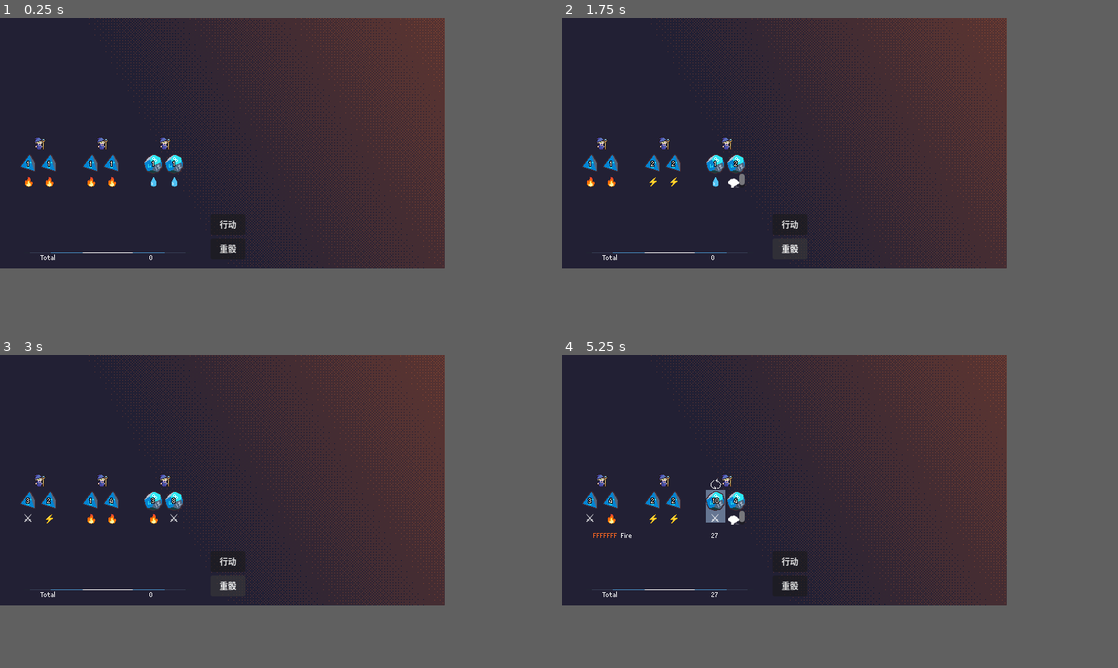
Above: before the commit, frames 1-4 (two rows, left to right).
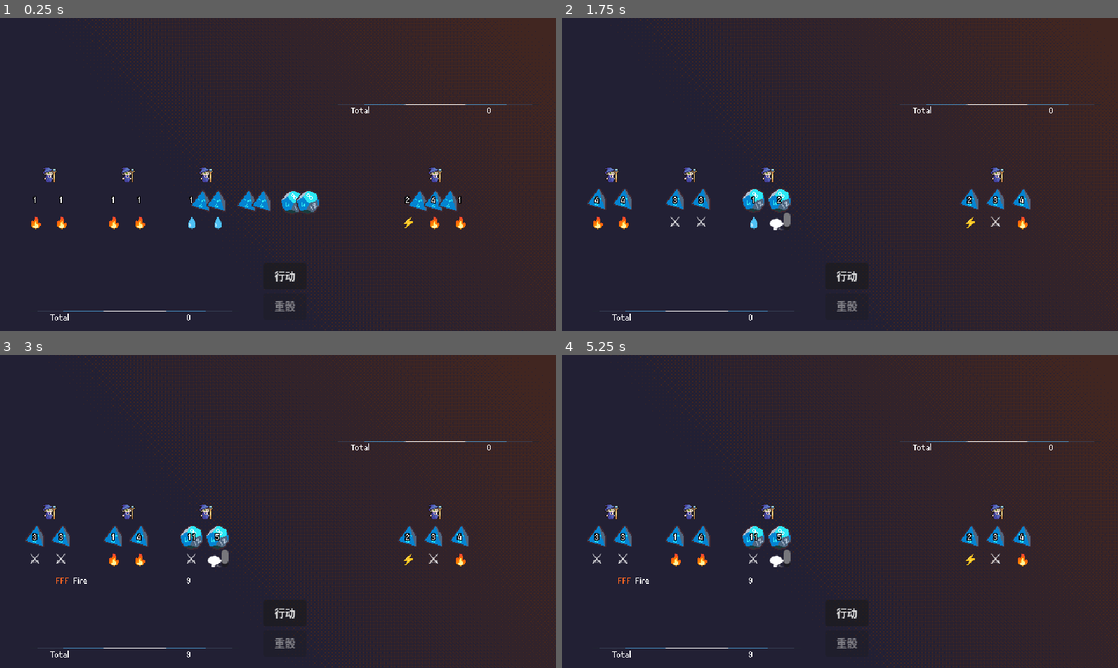
Above: after the commit, the same moments.

Repository: betairylia/DiceQuestPro
Game: Godot game, scene res://Prototyping/Prototype.tscn
Same seed, same stepped clock (60 frames per second), same inputs: the game is played once before the commit and once after it. The engine's default icon, where the game draws it, is replaced by a stand-in: a white triangle on a blue panel in a dark square.
Inputs (mouse positions are in pixels of both pictures, inside the frame that each line leads up to):
- Up to frame 1 (0.25 s): no input
- Up to frame 2 (1.75 s): click "行动" at 0.5 s; click (789, 249) at 1.25 s, where only the run before the commit has a clickable "重骰"
- Up to frame 3 (3 s): click "行动" at 2 s; click (227, 586) at 2.75 s, where only the run before the commit has a clickable "重骰"
- Up to frame 4 (5.25 s): click "行动" at 3.5 s; click (789, 586) at 4.25 s, where only the run before the commit has a clickable "重骰"; move the mouse to (717, 505) at 5.02 s; click (717, 505) at 5.17 s
In our replay, the window is 640x360 before the commit and 800x450 after it. These sizes can differ from the game's own. Grey fills any space a smaller window leaves; there, only what the larger window draws over its background counts as a difference.

The runs differ from the first frame. In frame 1, 43% of the frame differs, in the area x 3-100%, y 0-100%; in frame 2, 43%; in frame 3, 43%; in frame 4, 43%.

Commit message:
Checkpoint before Mob layer removal (combat -> dice refactor)

Diff:
--- /dev/null
+++ b/Prototyping/Data/TestEnemy.tres
@@ -0,0 +1,12 @@
+[gd_resource type="Resource" script_class="MobData" format=3 uid="uid://c6gmc83nv8kky"]
+
+[ext_resource type="Script" uid="uid://dl5xgr47sh7i" path="res://Source/Core/dice_data.gd" id="1_e1qxy"]
+[ext_resource type="Script" uid="uid://crdy3x714y4kr" path="res://Source/Core/mob_data.gd" id="2_0eo7i"]
+[ext_resource type="Resource" uid="uid://o70mergyi2pw" path="res://Prototyping/Data/FireD4.tres" id="3_3ow8h"]
+
+[resource]
+script = ExtResource("2_0eo7i")
+max_health = 2500
+alive_dice = Array[ExtResource("1_e1qxy")]([ExtResource("3_3ow8h"), ExtResource("3_3ow8h"), ExtResource("3_3ow8h")])
+dead_dice = Array[ExtResource("1_e1qxy")]([ExtResource("3_3ow8h")])
+metadata/_custom_type_script = "uid://crdy3x714y4kr"
--- a/Prototyping/HUD/Combat-HUD.tscn
+++ b/Prototyping/HUD/Combat-HUD.tscn
@@ -39,9 +39,10 @@
 grow_horizontal = 2
 grow_vertical = 2
 theme = ExtResource("2_n886b")
+disabled = true
 text = "重骰"
 
-[node name="Spells" parent="." unique_id=57188499 instance=ExtResource("3_3kbxl")]
+[node name="PlayerSpells" parent="." unique_id=57188499 instance=ExtResource("3_3kbxl")]
 layout_mode = 1
 anchors_preset = 15
 anchor_right = 1.0
@@ -53,5 +54,17 @@
 grow_horizontal = 2
 grow_vertical = 2
 
+[node name="EnemySpells" parent="." unique_id=1400054191 instance=ExtResource("3_3kbxl")]
+layout_mode = 1
+anchors_preset = 15
+anchor_right = 1.0
+anchor_bottom = 1.0
+offset_left = 381.0
+offset_top = 17.0
+offset_right = -19.0
+offset_bottom = -248.0
+grow_horizontal = 2
+grow_vertical = 2
+
 [connection signal="pressed" from="ActButton" to="." method="_on_act_button_pressed"]
 [connection signal="pressed" from="RerollButton" to="." method="_on_reroll_button_pressed"]
--- a/Prototyping/HUD/combat_hud.gd
+++ b/Prototyping/HUD/combat_hud.gd
@@ -2,7 +2,8 @@
 signal act
 signal reroll
 
-@onready var player_spells: SpellsDetailPanel = $Spells
+@onready var player_spells: SpellsDetailPanel = $PlayerSpells
+@onready var enemy_spells: SpellsDetailPanel = $EnemySpells
 
 # Called when the node enters the scene tree for the first time.
 func _ready() -> void:
@@ -22,5 +23,13 @@
 	reroll.emit()
 
 
+func set_reroll_enabled(enabled: bool) -> void:
+	$RerollButton.disabled = not enabled
+
+
 func _on_prototype_player_spell_updated(spells: Array[MatchedSpell]) -> void:
 	player_spells.populate(spells)
+
+
+func _on_prototype_enemy_spell_updated(spells: Array[MatchedSpell]) -> void:
+	enemy_spells.populate(spells)
--- a/Prototyping/Nodes/Player/player_char_combat.tscn
+++ b/Prototyping/Nodes/mob.tscn
@@ -1,8 +1,8 @@
 [gd_scene format=3 uid="uid://by1efb3psi3md"]
 
 [ext_resource type="Texture2D" uid="uid://dqaguuvitf4q5" path="res://Prototyping/Sprites/Wizard-Idle.png" id="1_fadmq"]
+[ext_resource type="Script" uid="uid://cggh04uf3711y" path="res://Source/Core/mob.gd" id="1_ngjfv"]
 [ext_resource type="Texture2D" uid="uid://be8bwj78a8rqy" path="res://Prototyping/Sprites/Wizard-Attack01.png" id="1_on5uj"]
-[ext_resource type="Script" uid="uid://cf1rh1dpdqale" path="res://Prototyping/Nodes/Player/player_combat.gd" id="1_yiv1m"]
 
 [sub_resource type="AtlasTexture" id="AtlasTexture_5rjsi"]
 atlas = ExtResource("1_on5uj")
@@ -101,8 +101,8 @@
 "speed": 5.0
 }]
 
-[node name="PlayerChar-Combat" type="Node2D" unique_id=876047242]
-script = ExtResource("1_yiv1m")
+[node name="Mob" type="Node2D" unique_id=876047242]
+script = ExtResource("1_ngjfv")
 
 [node name="AnimatedSprite2D" type="AnimatedSprite2D" parent="." unique_id=1437182714]
 sprite_frames = SubResource("SpriteFrames_7iqst")
--- a/Prototyping/Nodes/rollable_dice.gd
+++ b/Prototyping/Nodes/rollable_dice.gd
@@ -3,6 +3,7 @@
 
 signal roll_finished(result: DiceResult)
 signal state_entered(state: DiceCombatState)
+signal attack_landed(pos: Vector2, dice: RollableDice, dice_result: DiceResult)
 
 @onready var dice_icon: DiceIcon = $DiceIcon
 @onready var number_label: RichTextLabel = $Number
@@ -24,6 +25,12 @@
 const ANIM_STEPS := 14          # total frames of cycling
 const ANIM_INTERVAL_START := 0.04  # fast (seconds per step)
 const ANIM_INTERVAL_END   := 0.13  # slow (deceleration)
+
+
+func _ready():
+	setup(load("res://Prototyping/Data/FighterD12.tres"))
+	_set_state(DiceCombatState.Determined)
+	PlayAttackAnim(Vector2(500, 200))
 
 
 func setup(data: DiceData) -> void:
@@ -66,7 +73,7 @@
 		result
 	)
 
-	return result
+	return dice_result
 
 
 func _show_face(index: int) -> void:
@@ -89,3 +96,24 @@
 			_set_state(DiceCombatState.Selected)
 		elif state == DiceCombatState.Selected:
 			_set_state(DiceCombatState.Unselected)
+
+
+# ---- Attack logic ----
+
+func PlayAttackAnim(target_pos_global: Vector2, delay: float = 0) -> void:
+
+	if state != DiceCombatState.Determined:
+		return
+
+	_set_state(DiceCombatState.Attacking)
+
+	var t = create_tween()
+	var current_pos = dice_icon.global_position
+	t.tween_property(dice_icon, "global_position", current_pos + Vector2.DOWN * 10.0, 0.2 + delay).set_ease(Tween.EASE_OUT)
+	t.tween_property(dice_icon, "global_position", target_pos_global, 0.12).set_ease(Tween.EASE_IN)
+	t.tween_callback(attack_landed.emit.bind(target_pos_global, self, dice_result))
+	t.tween_property(dice_icon, "global_position", current_pos, 0.25).set_ease(Tween.EASE_OUT).set_delay(0.05)
+
+	await t.finished
+
+	_set_state(DiceCombatState.Determined)
--- a/Prototyping/Prototype.tscn
+++ b/Prototyping/Prototype.tscn
@@ -2,18 +2,20 @@
 
 [ext_resource type="Script" uid="uid://bqpsgqw2uo6mw" path="res://Prototyping/combat.gd" id="1_c6oeu"]
 [ext_resource type="Texture2D" uid="uid://bcx88v35v6ng0" path="res://Prototyping/Sprites/Background.png" id="1_gbmfu"]
-[ext_resource type="PackedScene" uid="uid://by1efb3psi3md" path="res://Prototyping/Nodes/Player/player_char_combat.tscn" id="2_4tqe8"]
+[ext_resource type="PackedScene" uid="uid://by1efb3psi3md" path="res://Prototyping/Nodes/mob.tscn" id="2_4tqe8"]
 [ext_resource type="Script" uid="uid://u28a8vpslbd3" path="res://Source/Core/spell.gd" id="2_5couh"]
 [ext_resource type="Script" uid="uid://crdy3x714y4kr" path="res://Source/Core/mob_data.gd" id="2_544xo"]
 [ext_resource type="PackedScene" uid="uid://dffl3j136dlbl" path="res://Prototyping/HUD/Combat-HUD.tscn" id="3_4tqe8"]
 [ext_resource type="Resource" uid="uid://dlh8khjpdcde1" path="res://Prototyping/Data/Fighter.tres" id="3_5couh"]
 [ext_resource type="Resource" uid="uid://bnigeirx8he57" path="res://Prototyping/Data/FireMage.tres" id="3_eo8vy"]
 [ext_resource type="Resource" uid="uid://cynsf2ki8sg17" path="res://Prototyping/Data/Spells/fires.tres" id="3_ni1eb"]
+[ext_resource type="Resource" uid="uid://c6gmc83nv8kky" path="res://Prototyping/Data/TestEnemy.tres" id="7_epufo"]
 
 [node name="Prototype" type="Node" unique_id=894070372]
 script = ExtResource("1_c6oeu")
 spells = Array[ExtResource("2_5couh")]([ExtResource("3_ni1eb")])
 playersData = Array[ExtResource("2_544xo")]([ExtResource("3_5couh"), ExtResource("3_eo8vy"), ExtResource("3_eo8vy")])
+enemiesData = Array[ExtResource("2_544xo")]([ExtResource("7_epufo")])
 
 [node name="Background" type="Sprite2D" parent="." unique_id=270487990]
 position = Vector2(320, 180)
@@ -31,6 +33,10 @@
 [node name="PlayerChar-Combat3" parent="." unique_id=1517645035 instance=ExtResource("2_4tqe8")]
 position = Vector2(56, 182)
 
+[node name="EnemySlot1" parent="." unique_id=1056257774 instance=ExtResource("2_4tqe8")]
+position = Vector2(500, 182)
+
+[connection signal="enemy_spell_updated" from="." to="CombatHud" method="_on_prototype_enemy_spell_updated"]
 [connection signal="player_spell_updated" from="." to="CombatHud" method="_on_prototype_player_spell_updated"]
 [connection signal="act" from="CombatHud" to="." method="_on_combat_hud_act"]
 [connection signal="reroll" from="CombatHud" to="." method="_on_combat_hud_reroll"]
--- a/Prototyping/combat.gd
+++ b/Prototyping/combat.gd
@@ -1,41 +1,76 @@
 extends Node
 
 signal player_spell_updated(spells: Array[MatchedSpell])
+signal enemy_spell_updated(spells: Array[MatchedSpell])
 
 @onready var players: Array[Mob] = [$"PlayerChar-Combat", $"PlayerChar-Combat2", $"PlayerChar-Combat3"]
+@onready var enemies: Array[Mob] = [$EnemySlot1]
+@onready var combat_hud: Control = $CombatHud
 @export var spells: Array[Spell]
 @export var playersData: Array[MobData]
+@export var enemiesData: Array[MobData]
 
 # Called when the node enters the scene tree for the first time.
 func _ready() -> void:
+
 	for i in range(3):
 		players[i].setup(playersData[i])
+	for player in players:
+		player.die_state_changed.connect(_update_reroll_button)
+
+	enemies[0].setup(enemiesData[0])
+
+	await _roll_enemies()
+	await _roll_players()
 
 
 # Called every frame. 'delta' is the elapsed time since the previous frame.
-func _process(delta: float) -> void:
+# func _process(delta: float) -> void:
+# 	pass
+
+
+func _update_reroll_button() -> void:
+	var any_selected := players.any(func(p): return p.has_selected_dice())
+	combat_hud.set_reroll_enabled(any_selected)
+
+
+func _on_combat_hud_act() -> void:
 	pass
 
 
-func _roll_player() -> void:
-	for player in players:
-		player.RollAll()
-		await get_tree().create_timer(0.25).timeout
+func _roll_enemies() -> void:
 
-	var results: Array[DiceResult] = []
-	for player in players:
-		results.append_array(await player.dice_rolled)
+	var results = DiceResult.Flatten(
+		await BindGroupAwait.all(
+			enemies.map(func(m): return m.RollAll)
+		)
+	)
 
-	print(results)
+	var all_matched_spells = DiceMatcher.match_all_spells(results, spells)
+	enemy_spell_updated.emit(all_matched_spells)
+
+
+func _roll_players() -> void:
+
+	var results = DiceResult.Flatten(
+		await BindGroupAwait.all(
+			players.map(func(m): return m.RollAll)
+		)
+	)
 
 	var all_matched_spells = DiceMatcher.match_all_spells(results, spells)
 	DiceMatcher.print_matches(all_matched_spells)
 	player_spell_updated.emit(all_matched_spells)
 
 
-func _on_combat_hud_act() -> void:
-	pass
+func _on_combat_hud_reroll() -> void:
 
+	var results = DiceResult.Flatten(
+		await BindGroupAwait.all(
+			players.map(func(m): return m.RollSelected)
+		)
+	)
 
-func _on_combat_hud_reroll() -> void:
-	await _roll_player()
+	var all_matched_spells = DiceMatcher.match_all_spells(results, spells)
+	DiceMatcher.print_matches(all_matched_spells)
+	player_spell_updated.emit(all_matched_spells)
--- /dev/null
+++ b/Source/Core/Promise/await_wrapper.gd
@@ -0,0 +1,14 @@
+class_name AwaitWrapper
+extends RefCounted
+
+signal _done(result)
+
+var target: Callable
+
+func _init(_target: Callable):
+	self.target = _target
+
+func Run():
+	var result = await self.target.call()
+	_done.emit(result)
+	return
--- /dev/null
+++ b/Source/Core/Promise/group_await.gd
@@ -0,0 +1,38 @@
+class_name BindGroupAwait
+extends RefCounted
+
+signal _all_complete
+
+var _counter: int = 0
+var _results: Array = []
+
+# tasks: Array[Callable]
+static func all(tasks: Array) -> Array:
+	var sg = BindGroupAwait.new()
+	return await sg._register_all(tasks.map(
+		func (task): return AwaitWrapper.new(task)
+	))
+
+# tasks: Array[AwaitWrapper]
+func _register_all(tasks: Array) -> Array:
+	_counter = tasks.size()
+	_results.resize(len(tasks))
+
+	if _counter == 0:
+		return []
+
+	for ix in range(len(tasks)):
+		var task: AwaitWrapper = tasks[ix]
+		task._done.connect(_on_signal_complete(ix), CONNECT_ONE_SHOT)
+		task.Run()
+
+	await _all_complete
+	return _results
+
+func _on_signal_complete(id: int) -> Callable:
+	var foo = func foo(result) -> void:
+		_counter -= 1
+		_results[id] = result
+		if _counter == 0:
+			_all_complete.emit()
+	return foo
--- a/Source/Core/dice_result.gd
+++ b/Source/Core/dice_result.gd
@@ -5,6 +5,7 @@
 var element: Consts.Elements
 var is_extreme: bool
 var source: MobData  # set by Mob.RollAll(); null if not from a Mob
+var node: RollableDice
 
 func _init(digit: int, elem: Consts.Elements, isex: bool):
 	self.digit = digit
@@ -13,3 +14,9 @@
 
 func _to_string() -> String:
 	return "DiceResult(digit=%d, element=%s, is_extreme=%s)" % [digit, Consts.Elements.keys()[element], is_extreme]
+
+static func Flatten(arr: Array) -> Array[DiceResult]:
+	var _result: Array[DiceResult] = []
+	for elem in arr:
+		_result.append_array(elem)
+	return _result
--- a/Source/Core/mob.gd
+++ b/Source/Core/mob.gd
@@ -2,6 +2,8 @@
 class_name Mob
 
 signal dice_rolled(results: Array[DiceResult])
+signal die_state_changed
+signal attack_landed(pos: Vector2, dice: DiceResult)
 
 const ROLLABLE_DICE_SCENE = preload("res://Prototyping/Nodes/RollableDice.tscn")
 const DICE_Y := 28.0
@@ -11,6 +13,7 @@
 @export var data: MobData
 
 var _dice: Array[Node] = []
+var last_results: Array[DiceResult] = []
 
 
 func setup(mob_data: MobData) -> void:
@@ -23,22 +26,60 @@
 	# Spawn dice based on MobData
 	var count := data.alive_dice.size()
 	var start_x := -(count - 1) * DICE_INTERVAL / 2.0
+
+	# Register dice
 	for i in count:
-		var dice_node = ROLLABLE_DICE_SCENE.instantiate()
+
+		var dice_node = ROLLABLE_DICE_SCENE.instantiate() as RollableDice
 		dice_node.position = Vector2(start_x + i * DICE_INTERVAL, DICE_Y)
 		add_child(dice_node)
 		dice_node.setup(data.alive_dice[i])
+
+		# Register events
+		dice_node.state_entered.connect(func(_s): die_state_changed.emit())
+		dice_node.attack_landed.connect(func(pos, _dicenode, dice_result): attack_landed.emit(pos, dice_result))
+
 		_dice.append(dice_node)
 
 
+# dice_rolled(results: Array[DiceResult])
+func RollDice(indices: Array[int]) -> Array[DiceResult]:
+	if indices.is_empty():
+		dice_rolled.emit(last_results)
+		return last_results
+	for idx in indices:
+		_dice[idx].Roll()  # start all animations concurrently
+	for idx in indices:
+		var result: DiceResult = await _dice[idx].roll_finished
+		result.source = data
+		if idx < last_results.size():
+			last_results[idx] = result
+		else:
+			last_results.append(result)
+	dice_rolled.emit(last_results)
+	return last_results
+
+
+# dice_rolled(results: Array[DiceResult])
 func RollAll() -> Array[DiceResult]:
-	for d in _dice:
-		d.Roll()
-	var results: Array[DiceResult] = []
-	for d in _dice:
-		results.append(await d.roll_finished)
-	for r in results:
-		r.source = data
-	print(results)
-	dice_rolled.emit(results)
-	return results
+	last_results = []
+	var indices: Array[int] = []
+	for i in _dice.size():
+		indices.append(i)
+	return await RollDice(indices)
+
+
+func has_selected_dice() -> bool:
+	for die in _dice:
+		if die.state == RollableDice.DiceCombatState.Selected:
+			return true
+	return false
+
+
+# dice_rolled(results: Array[DiceResult])
+func RollSelected() -> Array[DiceResult]:
+	var indices: Array[int] = []
+	for i in _dice.size():
+		if _dice[i].state == RollableDice.DiceCombatState.Selected:
+			indices.append(i)
+	return await RollDice(indices)
--- a/project.godot
+++ b/project.godot
@@ -19,6 +19,8 @@
 
 window/size/viewport_width=640
 window/size/viewport_height=360
+window/size/window_width_override=1920
+window/size/window_height_override=1080
 window/stretch/mode="canvas_items"
 window/stretch/scale_mode="integer"
 
Binary file changed: Prototyping/Sprites/Background.png
Not shown, added: Source/Core/Promise/await_wrapper.gd.uid
Not shown, added: Source/Core/Promise/group_await.gd.uid
